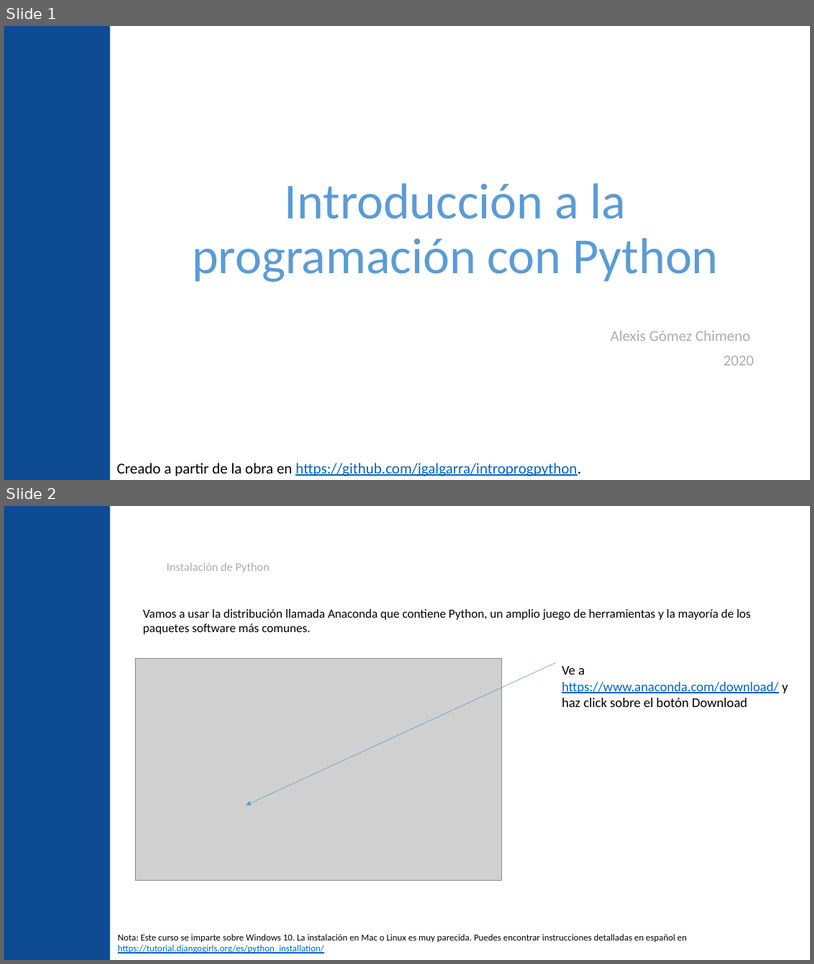
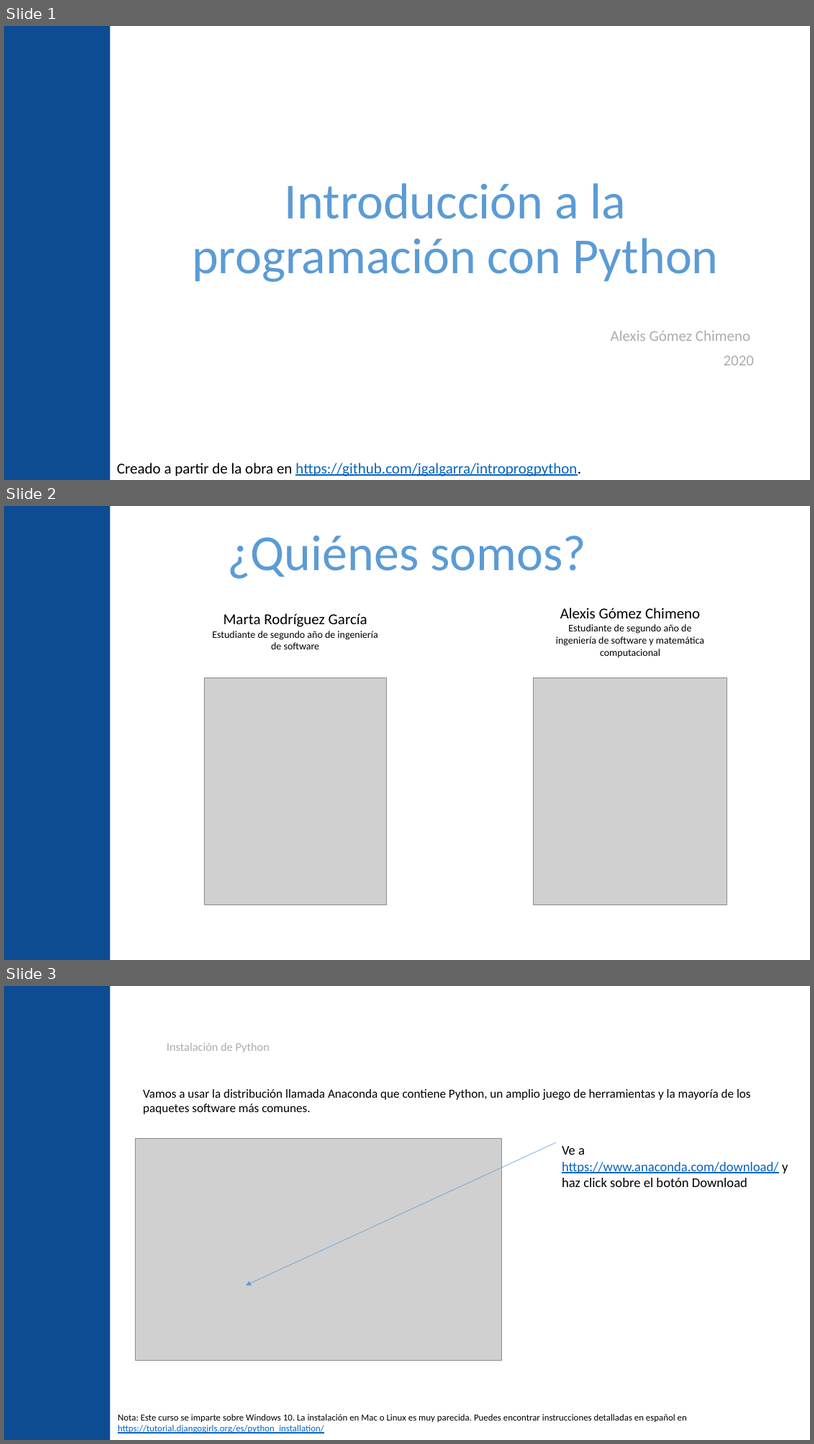
Before and after one commit to AlexisGitHu/IntroProgPy, a slide deck: Introducción a la programación con Python.pptx. Shown one above the other, each under a label of ours: slides 1 and 2 before the commit, slides 1, 2 and 3 after it. The pictures are 814x964 and 814x1444 pixels, drawn with LibreOffice and Linux fonts; fonts in the diff are those of the drawing; grey boxes stand for pictures; background and template pictures are left out. Boxes give left, top, right and bottom in pixels: in the first picture for what was removed or moved away, otherwise in the second. Text is boxed around its words. In the diff, an @@ line names an element or a change of style, - is before the commit and + after.

```diff
--- a/Introducción a la programación con Python.pptx
+++ b/Introducción a la programación con Python.pptx
@@ slide 2 added at bbox=[4, 506, 810, 960], background #FFFFFF; not listed: 1 template element that a slide beside it also shows @@
@@ title added at bbox=[227, 536, 586, 579], 60 pt, text #5B9BD5 @@
+¿Quiénes somos?
@@ text added at bbox=[212, 613, 378, 649], 12 pt, text #000000 @@
+Marta Rodríguez García
+Estudiante de segundo año de ingeniería de software
@@ text added at bbox=[556, 608, 705, 658], 12 pt, text #000000 @@
+Alexis Gómez Chimeno
+Estudiante de segundo año de ingeniería de software y matemática computacional
@@ picture added at bbox=[204, 678, 387, 905] @@
@@ picture added at bbox=[533, 678, 728, 905] @@
@@ what was slide 2 is now slide 3 @@
```
